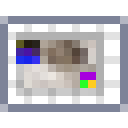
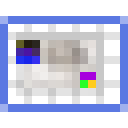
Layer changes from the first 128 × 128 image to the second:
"Layer 3": opacity 100% → 52% over bbox(16, 32, 104, 96)
